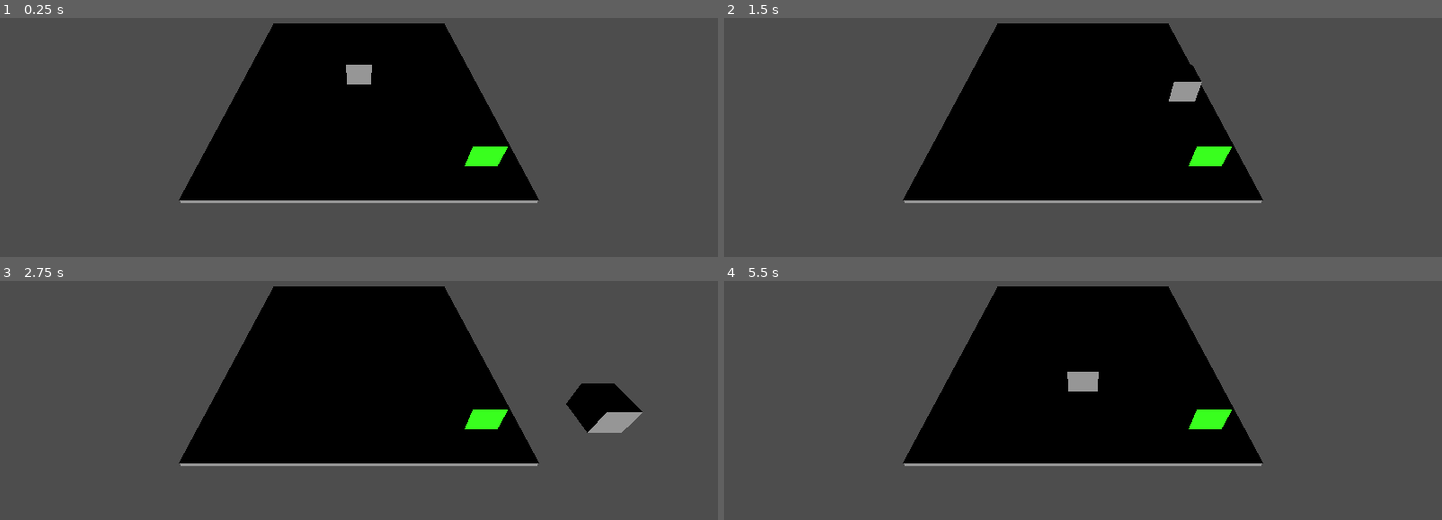
Above: before the commit, frames 1-4 (two rows, left to right).
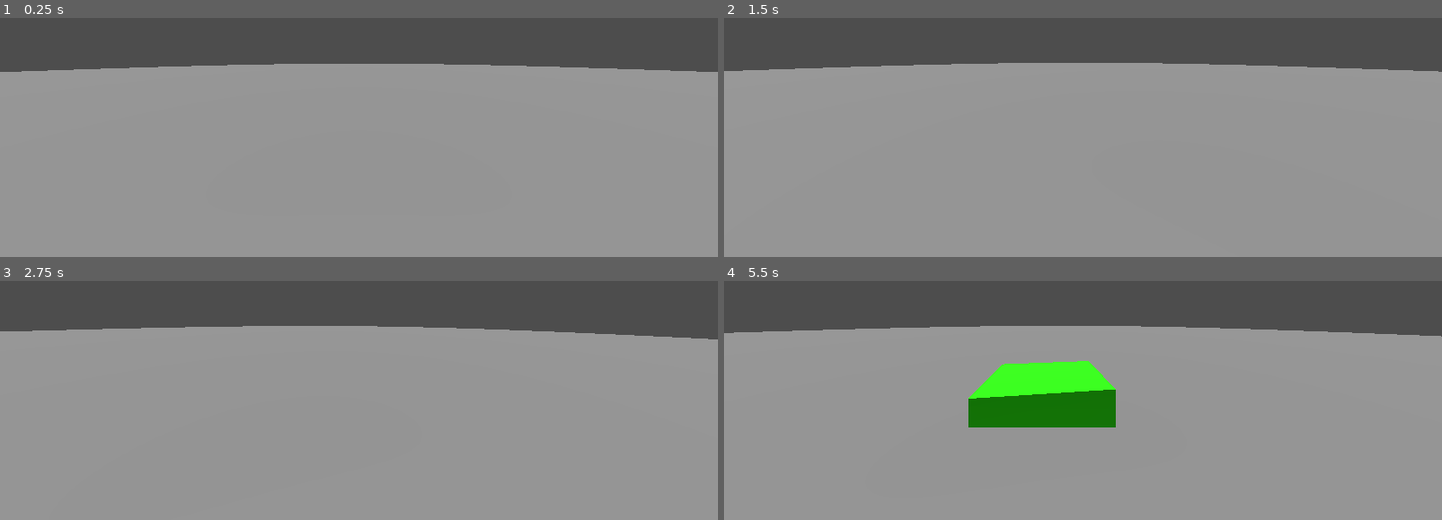
Above: after the commit, the same moments.

Repository: ThomasDelETML/Fox-Heaven
Game: Godot game, scene res://main.tscn
The game is run twice, just before and just after one commit, with the same random seed, the same clock (stepped at 60 frames per second) and the same inputs.
Inputs (mouse positions are in pixels of both pictures, inside the frame that each line leads up to):
- Up to frame 1 (0.25 s): no input
- Up to frame 2 (1.5 s): tap Enter at 0.5 s; move the mouse to (1240, 34) at 0.52 s; hold Right (ui_right) 0.53-1.28 s; move the mouse to (939, 75) at 1.27 s; hold Down (ui_down) from 1.28 s (still down)
- Up to frame 3 (2.75 s): move the mouse to (outside the picture) at 2.02 s; release Down (ui_down) at 2.03 s; hold Right (ui_right) from 2.03 s (still down)
- Up to frame 4 (5.5 s): move the mouse to (1047, 398) at 2.77 s; release Right (ui_right) at 2.78 s; hold Up (ui_up) 2.78-3.53 s; move the mouse to (1298, 378) at 3.52 s; hold Left (ui_left) 3.53-5.03 s; move the mouse to (outside the picture) at 4.27 s; move the mouse to (1118, 319) at 5.02 s; hold Down (ui_down) from 5.03 s (still down)

The runs differ from the first frame. In frame 1, 83% of the frame differs, in the area x 0-100%, y 2-100%; in frame 2, 83%; in frame 3, 83%; in frame 4, 84%.

Commit message:
Base updated

Diff:
--- a/fox-heaven/main.tscn
+++ b/fox-heaven/main.tscn
@@ -3,8 +3,9 @@
 [ext_resource type="Script" uid="uid://dyjycmgixq6dx" path="res://player.gd" id="1_ig7tw"]
 [ext_resource type="Script" uid="uid://blb8uv4tjbrwp" path="res://area_3d.gd" id="2_0xm2m"]
 
-[sub_resource type="BoxMesh" id="BoxMesh_7dm0k"]
-size = Vector3(10, 0.2, 10)
+[sub_resource type="CylinderMesh" id="CylinderMesh_0xm2m"]
+top_radius = 40.0
+height = 0.2
 
 [sub_resource type="BoxMesh" id="BoxMesh_ig7tw"]
 
@@ -22,13 +23,10 @@
 [node name="Main" type="Node3D"]
 
 [node name="MeshInstance3D" type="MeshInstance3D" parent="."]
-mesh = SubResource("BoxMesh_7dm0k")
+mesh = SubResource("CylinderMesh_0xm2m")
 
 [node name="DirectionalLight3D" type="DirectionalLight3D" parent="."]
-transform = Transform3D(1, 0, 0, 0, 1, 0, 0, 0, 1, 0, 10.997527, 0)
-
-[node name="Camera3D" type="Camera3D" parent="."]
-transform = Transform3D(1, 0, 0, 0, 0.8096628, 0.58689535, 0, -0.58689535, 0.8096628, 0, 7.634939, 8.549282)
+transform = Transform3D(1, 0, 0, 0, 0.1045979, 0.9945146, 0, -0.9945146, 0.1045979, 0, 10.997527, 0)
 
 [node name="Player" type="CharacterBody3D" parent="."]
 transform = Transform3D(1, 0, 0, 0, 1, 0, 0, 0, 1, 0, -0.5257106, 0)
@@ -40,6 +38,10 @@
 
 [node name="CollisionShape3D" type="CollisionShape3D" parent="Player"]
 shape = SubResource("BoxShape3D_h2yge")
+
+[node name="Camera3D" type="Camera3D" parent="Player"]
+transform = Transform3D(1, 0, 0, 0, 1, 0, 0, 0, 1, -0.0024715066, 2.2762856, 0.26103258)
+fov = 90.0
 
 [node name="MeshInstance3D2" type="MeshInstance3D" parent="."]
 transform = Transform3D(1, 0, 0, 0, 1, 0, 0, 0, 1, 3.7072225, 0.7285867, 3.5612497)
--- a/fox-heaven/player.gd
+++ b/fox-heaven/player.gd
@@ -1,6 +1,15 @@
 extends CharacterBody3D
 
 var speed := 5.0
+var mouse_sensitivity := 0.003
+
+func _ready() -> void:
+	Input.set_mouse_mode(Input.MOUSE_MODE_CAPTURED)
+
+func _unhandled_input(event: InputEvent) -> void:
+	if event is InputEventMouseMotion:
+		# Rotation horizontale du personnage avec la souris
+		rotate_y(-event.relative.x * mouse_sensitivity)
 
 func _physics_process(delta: float) -> void:
 	var input_dir := Vector2(
@@ -8,6 +17,7 @@
 		Input.get_action_strength("ui_down") - Input.get_action_strength("ui_up")
 	)
 
+	# On utilise la base du transform pour bouger selon la rotation du personnage
 	var direction := (transform.basis * Vector3(input_dir.x, 0, input_dir.y)).normalized()
 
 	if direction != Vector3.ZERO:
